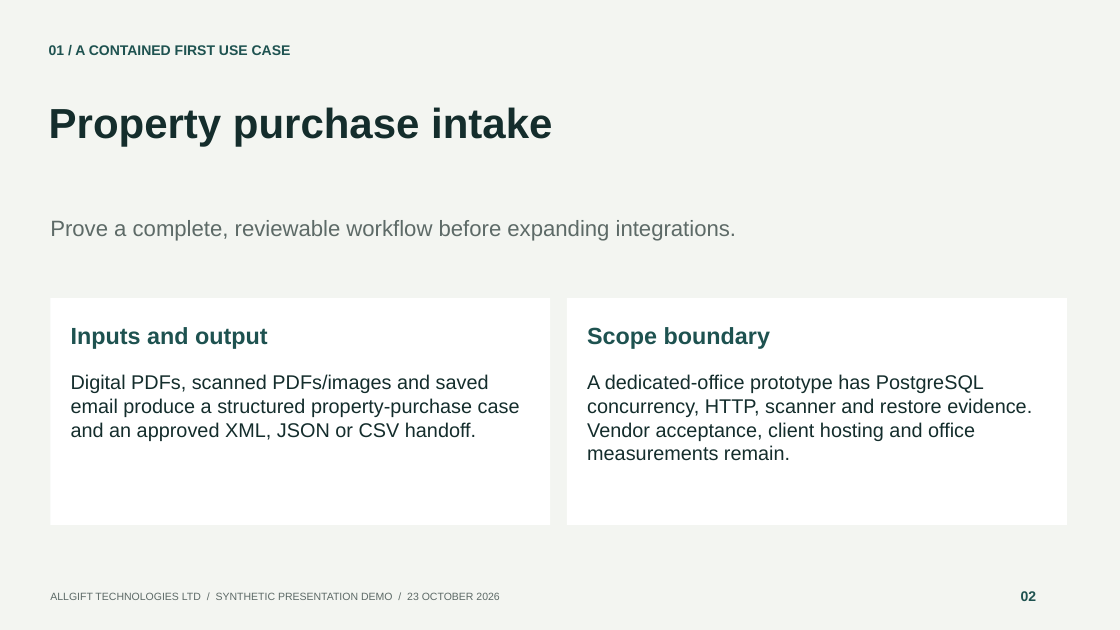
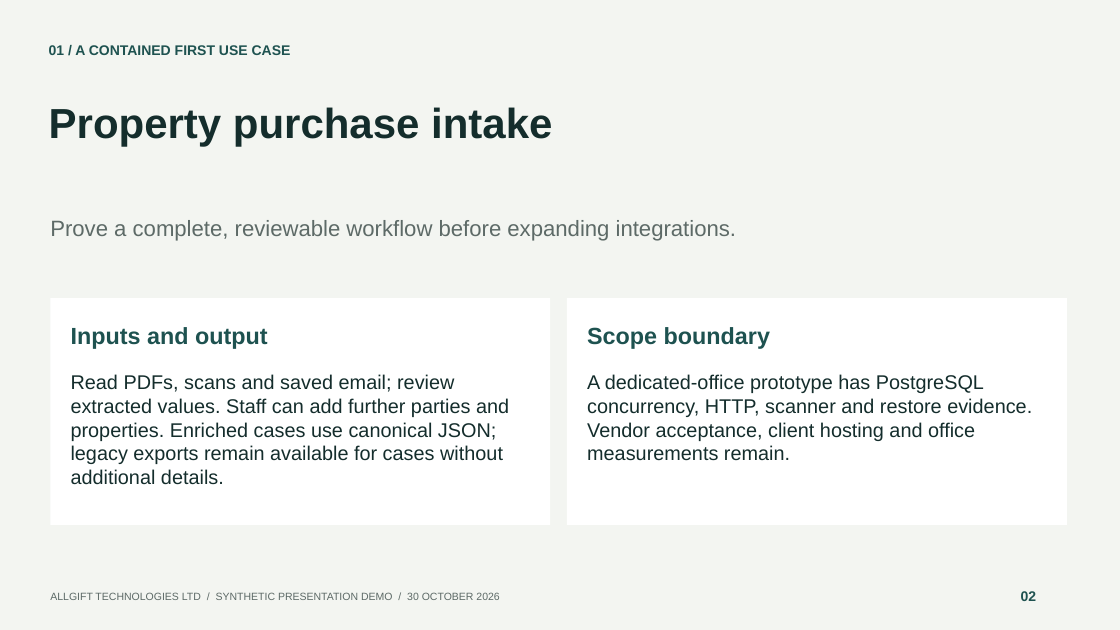
Before and after one commit to BernardAli/Lexflow-A, a slide deck: slide 2 of presentation/LexFlow_Pilot_Presentation.pptx. Drawn at 1120x630 pixels with LibreOffice and Linux fonts; fonts in the diff are those of the drawing. Boxes give left, top, right and bottom in pixels: in the first picture for what was removed or moved away, otherwise in the second. Text is boxed around its words. In the diff, an @@ line names an element or a change of style, - is before the commit and + after.

```diff
--- a/presentation/LexFlow_Pilot_Presentation.pptx
+++ b/presentation/LexFlow_Pilot_Presentation.pptx
@@ text at box(71, 374, 509, 485): text changed @@
-Digital PDFs, scanned PDFs/images and saved email produce a structured property-purchase case and an approved XML, JSON or CSV handoff.
+Read PDFs, scans and saved email; review extracted values. Staff can add further parties and properties. Enriched cases use canonical JSON; legacy exports remain available for cases without additional details.
@@ text at box(50, 592, 499, 600): text changed @@
-ALLGIFT TECHNOLOGIES LTD / SYNTHETIC PRESENTATION DEMO / 23 OCTOBER 2026
+ALLGIFT TECHNOLOGIES LTD / SYNTHETIC PRESENTATION DEMO / 30 OCTOBER 2026
```
Also in this commit, not shown: 11 other slides changed, 43 other files.
